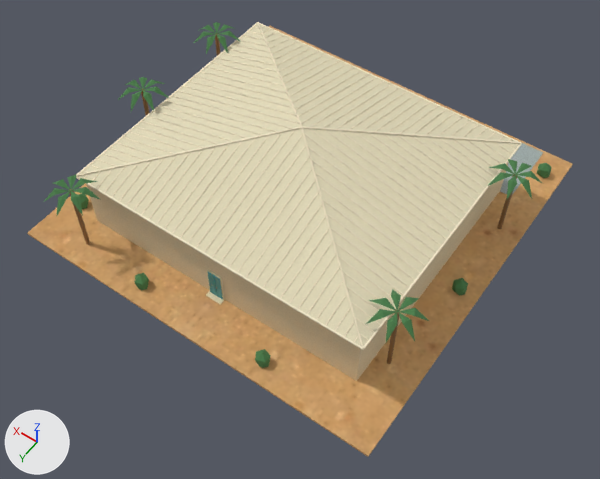
What one commit did to the glTF model game/assets/desert-dreams-3d/158-blender.glb.
The view is the same before and after, from a 50 mm lens placed at (-24.6, 35.7, 50.2), pointed at (-2.1, 4.2, 0.7). The lights are fixed; the arrows at lower left show +X, +Y and +Z. The first picture is the older version. Objects named as collision shapes, trigger or cutter boxes, shadow casters or lower levels of detail are left out. Vertices at exactly the same position are counted once.

Names of what the first picture shows: 'cream-corrugated-loading-warehouse concrete • concrete', 'cream-corrugated-loading-warehouse corrugated_cream • stucco', 'cream-corrugated-loading-warehouse corrugated_highlight', 'cream-corrugated-loading-warehouse factory_cream • stucco', 'cream-corrugated-loading-warehouse foliage.001', 'cream-corrugated-loading-warehouse frame', 'cream-corrugated-loading-warehouse sand • desert-sand' and 2 more.
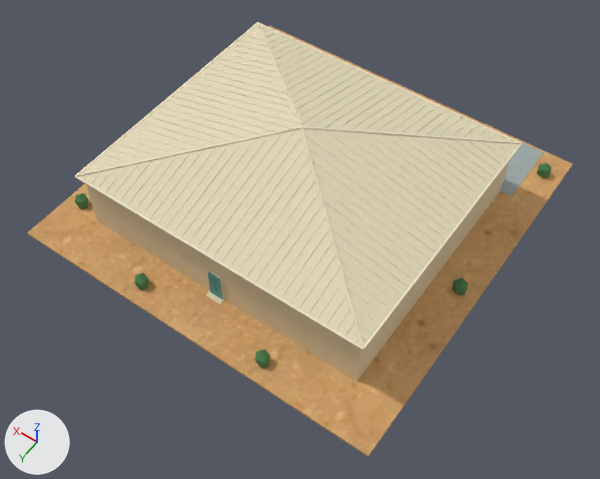
What differs and where, as boxes (x1, y1, x2, y2) in the pictures (600 x 479 px):
'cream-corrugated-loading-warehouse foliage.001', reshaped: before (44, 22, 552, 368); after (75, 163, 552, 368)
'cream-corrugated-loading-warehouse frame', deleted: before (69, 33, 518, 364)
part 1 of me_faceted_palm_frond, deleted (green): before (488, 159, 543, 199)
part 2 of me_faceted_palm_frond, deleted (green): before (44, 175, 101, 216)
part 3 of me_faceted_palm_frond, deleted (green): before (118, 77, 170, 113)
part 4 of me_faceted_palm_frond, deleted (green): before (194, 22, 241, 54)
part 5 of me_faceted_palm_frond, deleted (green): before (366, 290, 429, 342)

The change, as a list of edits to the scene's bpy script:
```text
Change me_faceted_palm_frond:
    used by ob_cream_corrugated_loading_warehouse_foliage_001; location = (0.0, 0.0, 0.0)
    remove me_faceted_palm_frond.from_pydata(...)  # 289 vertices, 450 faces; spans x -15.6..15.8, y -13.5..15.5, z 0.0..6.9
    add me_faceted_palm_frond.from_pydata(...)  # 144 vertices, 240 faces; spans x -14.5..14.5, y -13.5..14.5, z 0.0..1.5
    me_faceted_palm_frond part 1: the loose piece of 29 vertices spanning x -15.6..-11.6, y -8.0..-4.0, z 5.6..6.6 is deleted
    me_faceted_palm_frond part 2: the loose piece of 29 vertices spanning x 9.1..13.1, y 11.5..15.5, z 5.6..6.6 is deleted
    me_faceted_palm_frond part 3: the loose piece of 29 vertices spanning x 11.8..15.8, y 1.0..5.0, z 5.9..6.9 is deleted
    me_faceted_palm_frond part 4: the loose piece of 29 vertices spanning x 11.8..15.8, y -8.0..-4.0, z 5.5..6.5 is deleted
    me_faceted_palm_frond part 5: the loose piece of 29 vertices spanning x -14.9..-10.9, y 7.0..11.0, z 5.9..6.9 is deleted
Remove ob_cream_corrugated_loading_warehouse_frame:
    ob_cream_corrugated_loading_warehouse_frame = bpy.data.objects.new('cream-corrugated-loading-warehouse frame', me_cylinder)
    ob_cream_corrugated_loading_warehouse_frame.location = (0.0, 0.0, 0.0)
```
